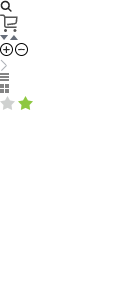
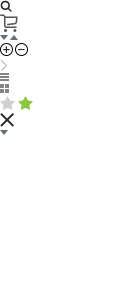
Layered file, before and after one edit (122px x 295px). Changes by layer:
added layer "Layer 29" above "Layer 28" over (x1=0, y1=130, x2=8, y2=135)
added layer "Layer 28" above "Layer 27" over (x1=0, y1=113, x2=14, y2=127)
